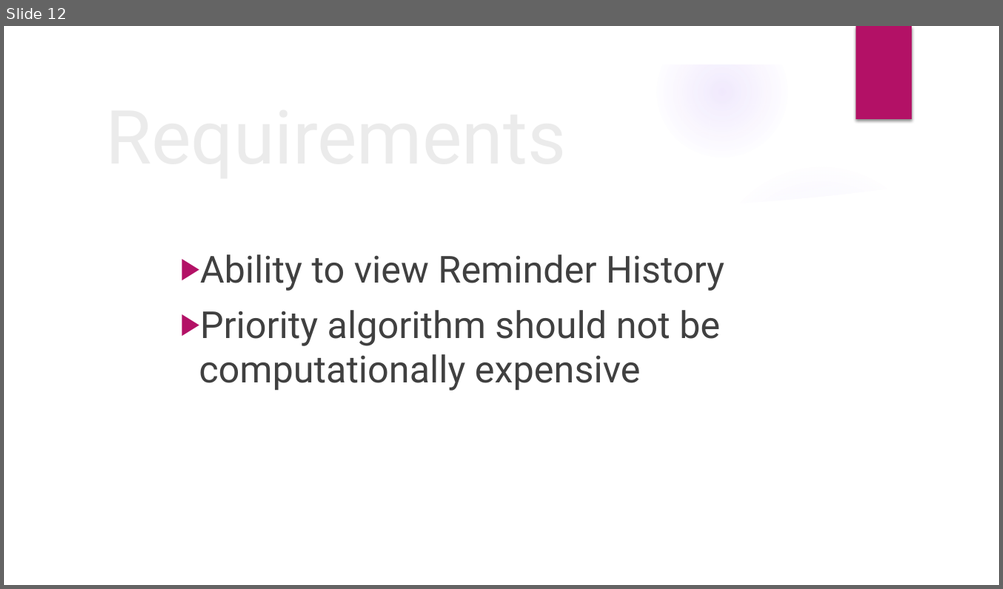
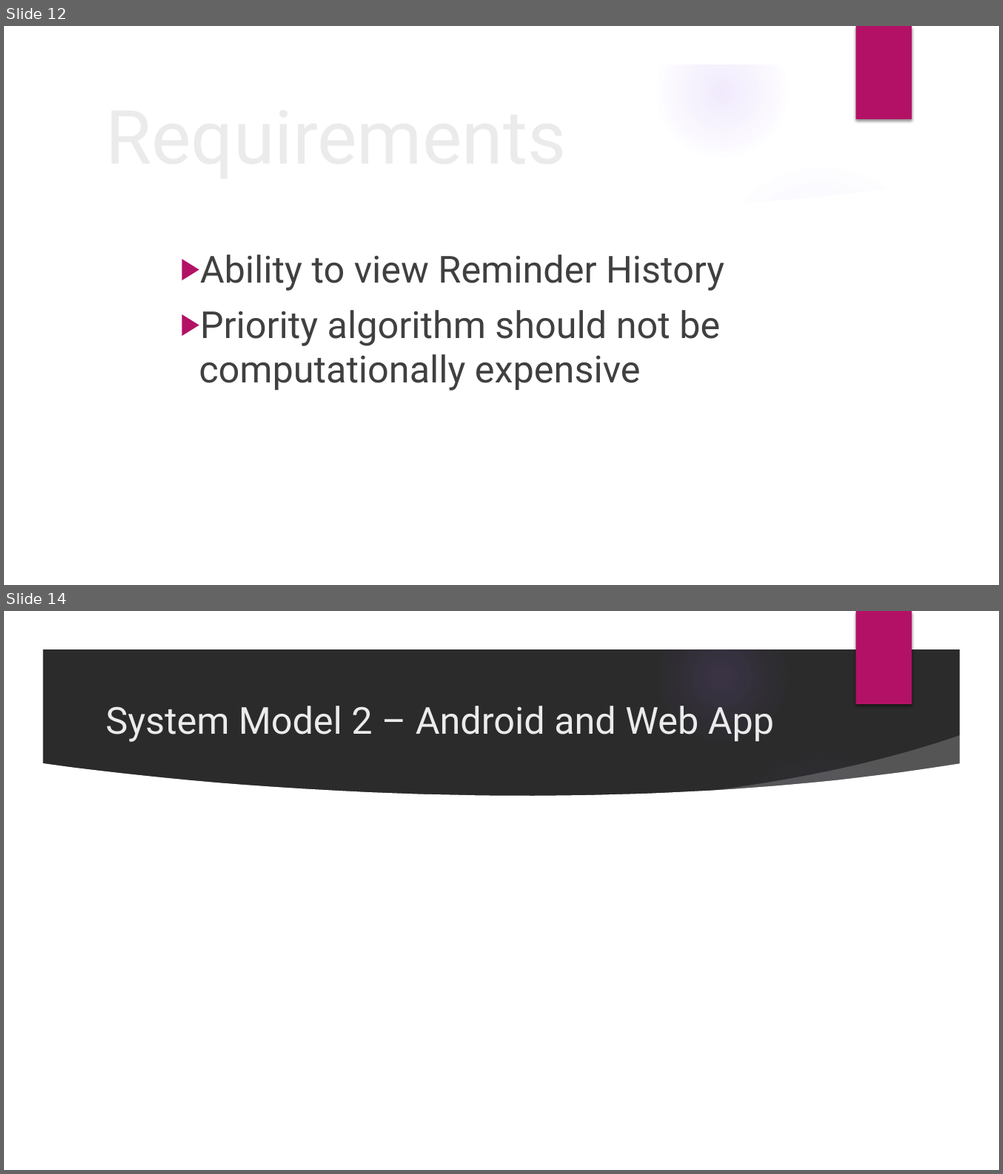
Before and after one commit to cejones9/Prioritize, a slide deck: docs/Prioritize.pptx. Shown one above the other, each under a label of ours: slide 12 before the commit, slides 12 and 14 after it; the slides between them are not shown. The pictures are 1003x589 and 1003x1174 pixels, drawn with LibreOffice and Linux fonts; fonts in the diff are those of the drawing; background and template pictures are left out; a plain dark background stands for a picture behind light text. Boxes give left, top, right and bottom in pixels: in the first picture for what was removed or moved away, otherwise in the second. Text is boxed around its words. In the diff, an @@ line names an element or a change of style, - is before the commit and + after.

```diff
--- a/docs/Prioritize.pptx
+++ b/docs/Prioritize.pptx
@@ slide 14 added at (4, 611, 999, 1170), background picture (left out); not listed: 9 template elements that a slide beside it also shows @@
@@ title added at (105, 706, 774, 742), 36 pt, text #EBEBEB @@
+System Model 2 – Android and Web App
```
Also in this commit, not shown: 1 slide changed, 5 other slides added.
